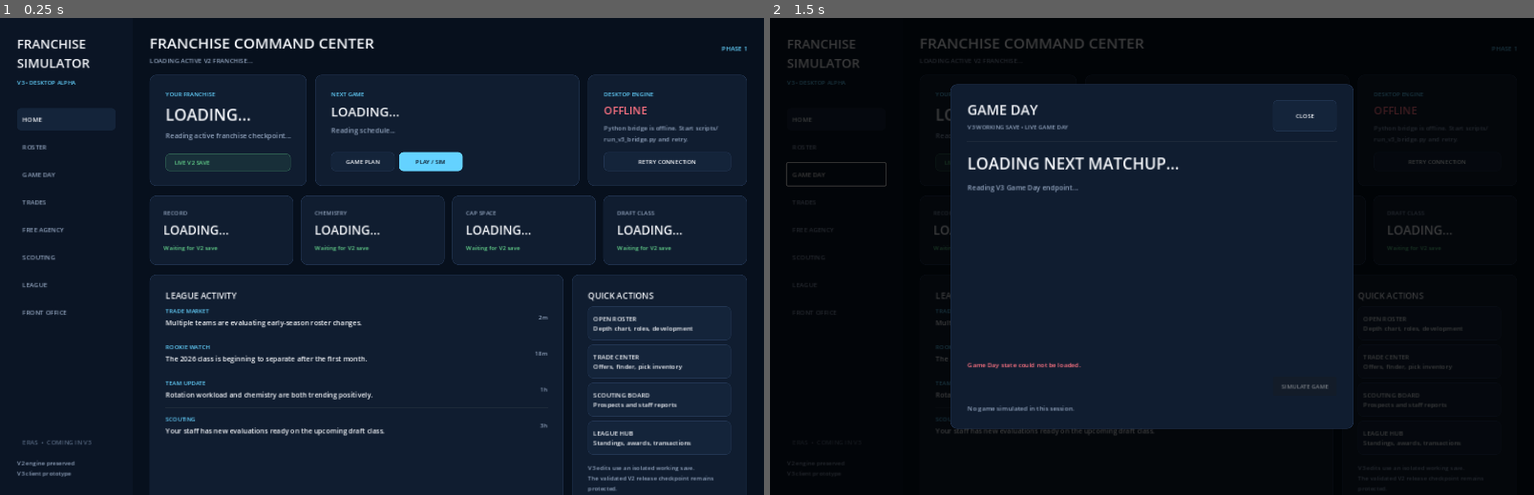
Above: before the commit, frames 1-2 (left to right).
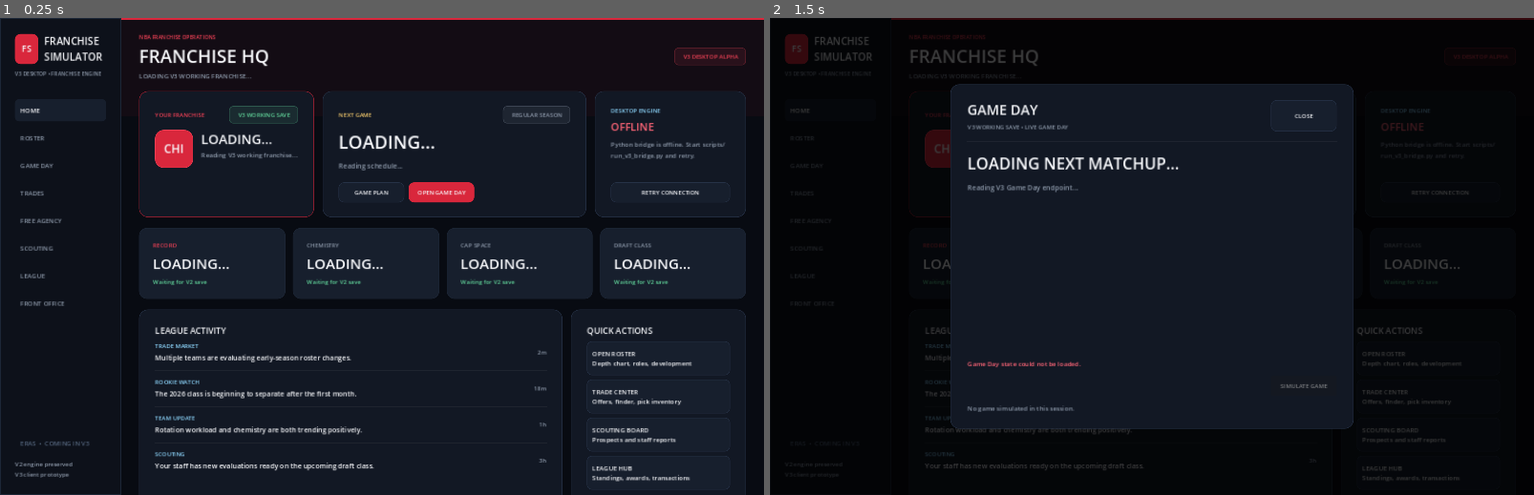
Above: after the commit, the same moments.

Repository: mklim6/NBA_Roster_Optimization_Engine
Game: Godot game, scene res://scenes/main.tscn
Two runs of this game, one before a commit and one after it. Both use one fixed random seed, a clock stepped at 60 frames per second and the inputs below.
Inputs (mouse positions are in pixels of both pictures, inside the frame that each line leads up to):
- Up to frame 1 (0.25 s): no input
- Up to frame 2 (1.5 s): click "GAME DAY" (after the commit: "OPEN GAME DAY") at 0.5 s; click (1197, 161) at 1.25 s, where only the run before the commit has a clickable "PLAY / SIM"

The runs differ from the first frame. In frame 1, 19% of the frame differs, in the area x 1-100%, y 0-100%; in frame 2, 2.7%.

Commit message:
Add V3 visual foundation

Diff:
--- a/godot_client/scripts/main.gd
+++ b/godot_client/scripts/main.gd
@@ -8,17 +8,21 @@
 const GAME_DAY_URL := "http://127.0.0.1:8765/v3/game-day"
 const GAME_DAY_SIMULATE_URL := "http://127.0.0.1:8765/v3/game-day/simulate"
 
-const BG := Color("07101d")
-const SIDEBAR := Color("0b1525")
-const PANEL := Color("101d30")
-const PANEL_ALT := Color("14243a")
-const PANEL_HOVER := Color("1a2d47")
-const TEXT := Color("f5f7fb")
-const MUTED := Color("91a3bd")
-const ACCENT := Color("64d2ff")
-const GOOD := Color("65d68d")
-const BAD := Color("ff7383")
-const BORDER := Color("223552")
+const BG := Color("080b12")
+const SIDEBAR := Color("0d111a")
+const PANEL := Color("121824")
+const PANEL_ALT := Color("171f2d")
+const PANEL_HOVER := Color("202b3d")
+const TEXT := Color("f7f8fb")
+const MUTED := Color("8d99aa")
+const ACCENT := Color("8ed8ff")
+const GOOD := Color("61d69b")
+const BAD := Color("ff6577")
+const BORDER := Color("263247")
+const SOFT_BORDER := Color("1d2737")
+const TEAM_PRIMARY := Color("d9273c")
+const TEAM_PRIMARY_HOVER := Color("ef4055")
+const GOLD := Color("f3c96b")
 
 var bridge_status: Label
 var bridge_detail: Label
@@ -66,6 +70,7 @@
 var header_subtitle: Label
 var team_name_label: Label
 var team_detail_label: Label
+var team_abbr_badge: Label
 var next_game_matchup: Label
 var next_game_detail: Label
 
@@ -92,6 +97,20 @@
 	add_child(background)
 	background.set_anchors_and_offsets_preset(Control.PRESET_FULL_RECT)
 
+	var top_band := ColorRect.new()
+	top_band.color = Color(TEAM_PRIMARY, 0.055)
+	top_band.mouse_filter = Control.MOUSE_FILTER_IGNORE
+	add_child(top_band)
+	top_band.anchor_right = 1.0
+	top_band.offset_bottom = 185.0
+
+	var accent_line := ColorRect.new()
+	accent_line.color = TEAM_PRIMARY
+	accent_line.mouse_filter = Control.MOUSE_FILTER_IGNORE
+	add_child(accent_line)
+	accent_line.anchor_right = 1.0
+	accent_line.offset_bottom = 3.0
+
 
 func _build_interface() -> void:
 	var shell := HBoxContainer.new()
@@ -118,27 +137,44 @@
 
 func _build_sidebar() -> Control:
 	var sidebar_panel := PanelContainer.new()
-	sidebar_panel.custom_minimum_size = Vector2(250, 0)
-	sidebar_panel.add_theme_stylebox_override("panel", _box(SIDEBAR, 0))
+	sidebar_panel.custom_minimum_size = Vector2(228, 0)
+	sidebar_panel.add_theme_stylebox_override("panel", _box(SIDEBAR, 0, SOFT_BORDER))
 
 	var margin := MarginContainer.new()
-	_set_margins(margin, 22, 24, 22, 24)
+	_set_margins(margin, 18, 22, 18, 22)
 	sidebar_panel.add_child(margin)
 
 	var column := VBoxContainer.new()
 	column.add_theme_constant_override("separation", 10)
 	margin.add_child(column)
 
+	var brand_row := HBoxContainer.new()
+	brand_row.add_theme_constant_override("separation", 11)
+	column.add_child(brand_row)
+
+	var mark := PanelContainer.new()
+	mark.custom_minimum_size = Vector2(44, 44)
+	mark.add_theme_stylebox_override("panel", _box(TEAM_PRIMARY, 10, TEAM_PRIMARY))
+	brand_row.add_child(mark)
+
+	var mark_label := Label.new()
+	mark_label.text = "FS"
+	mark_label.horizontal_alignment = HORIZONTAL_ALIGNMENT_CENTER
+	mark_label.vertical_alignment = VERTICAL_ALIGNMENT_CENTER
+	mark_label.add_theme_color_override("font_color", TEXT)
+	mark_label.add_theme_font_size_override("font_size", 16)
+	mark.add_child(mark_label)
+
 	var brand := Label.new()
 	brand.text = "FRANCHISE\nSIMULATOR"
 	brand.add_theme_color_override("font_color", TEXT)
-	brand.add_theme_font_size_override("font_size", 24)
-	column.add_child(brand)
+	brand.add_theme_font_size_override("font_size", 19)
+	brand_row.add_child(brand)
 
 	var version := Label.new()
-	version.text = "V3 • DESKTOP ALPHA"
-	version.add_theme_color_override("font_color", ACCENT)
-	version.add_theme_font_size_override("font_size", 11)
+	version.text = "V3 DESKTOP • FRANCHISE ENGINE"
+	version.add_theme_color_override("font_color", MUTED)
+	version.add_theme_font_size_override("font_size", 10)
 	column.add_child(version)
 
 	var brand_spacer := Control.new()
@@ -175,10 +211,10 @@
 	var outer := MarginContainer.new()
 	outer.size_flags_horizontal = Control.SIZE_EXPAND_FILL
 	outer.size_flags_vertical = Control.SIZE_EXPAND_FILL
-	_set_margins(outer, 32, 26, 32, 28)
+	_set_margins(outer, 34, 28, 34, 30)
 
 	var column := VBoxContainer.new()
-	column.add_theme_constant_override("separation", 18)
+	column.add_theme_constant_override("separation", 20)
 	outer.add_child(column)
 
 	column.add_child(_build_header())
@@ -218,65 +254,102 @@
 	titles.size_flags_horizontal = Control.SIZE_EXPAND_FILL
 	titles.add_theme_constant_override("separation", 3)
 
+	var eyebrow := Label.new()
+	eyebrow.text = "NBA FRANCHISE OPERATIONS"
+	eyebrow.add_theme_color_override("font_color", TEAM_PRIMARY_HOVER)
+	eyebrow.add_theme_font_size_override("font_size", 10)
+	titles.add_child(eyebrow)
+
 	var title := Label.new()
-	title.text = "FRANCHISE COMMAND CENTER"
+	title.text = "FRANCHISE HQ"
 	title.add_theme_color_override("font_color", TEXT)
-	title.add_theme_font_size_override("font_size", 28)
+	title.add_theme_font_size_override("font_size", 34)
 	titles.add_child(title)
 
 	header_subtitle = Label.new()
-	header_subtitle.text = "LOADING ACTIVE V2 FRANCHISE..."
+	header_subtitle.text = "LOADING V3 WORKING FRANCHISE..."
 	header_subtitle.add_theme_color_override("font_color", MUTED)
 	header_subtitle.add_theme_font_size_override("font_size", 12)
 	titles.add_child(header_subtitle)
 	row.add_child(titles)
 
-	var alpha := Label.new()
-	alpha.text = "PHASE 1"
-	alpha.add_theme_color_override("font_color", ACCENT)
-	alpha.add_theme_font_size_override("font_size", 12)
+	var alpha := _pill("V3 DESKTOP ALPHA", TEAM_PRIMARY_HOVER)
 	alpha.vertical_alignment = VERTICAL_ALIGNMENT_CENTER
 	row.add_child(alpha)
 
 	return row
 
 func _build_team_card() -> Control:
-	var card := _card(Vector2(250, 190))
+	var card := _card(Vector2(330, 220))
+	card.add_theme_stylebox_override("panel", _box(PANEL, 16, Color(TEAM_PRIMARY, 0.72)))
 	var body := _card_body(card, 20)
-
-	var kicker := _small_label("YOUR FRANCHISE", ACCENT)
-	body.add_child(kicker)
+	body.add_theme_constant_override("separation", 12)
+
+	var top := HBoxContainer.new()
+	top.add_theme_constant_override("separation", 10)
+	top.add_child(_small_label("YOUR FRANCHISE", TEAM_PRIMARY_HOVER))
+	var top_spacer := Control.new()
+	top_spacer.size_flags_horizontal = Control.SIZE_EXPAND_FILL
+	top.add_child(top_spacer)
+	top.add_child(_pill("V3 WORKING SAVE", GOOD))
+	body.add_child(top)
+
+	var identity := HBoxContainer.new()
+	identity.add_theme_constant_override("separation", 15)
+	body.add_child(identity)
+
+	var badge := PanelContainer.new()
+	badge.custom_minimum_size = Vector2(72, 72)
+	badge.add_theme_stylebox_override("panel", _box(TEAM_PRIMARY, 16, TEAM_PRIMARY_HOVER))
+	identity.add_child(badge)
+
+	team_abbr_badge = Label.new()
+	team_abbr_badge.text = "CHI"
+	team_abbr_badge.horizontal_alignment = HORIZONTAL_ALIGNMENT_CENTER
+	team_abbr_badge.vertical_alignment = VERTICAL_ALIGNMENT_CENTER
+	team_abbr_badge.add_theme_color_override("font_color", TEXT)
+	team_abbr_badge.add_theme_font_size_override("font_size", 22)
+	badge.add_child(team_abbr_badge)
+
+	var identity_text := VBoxContainer.new()
+	identity_text.size_flags_horizontal = Control.SIZE_EXPAND_FILL
+	identity_text.add_theme_constant_override("separation", 3)
+	identity.add_child(identity_text)
 
 	team_name_label = Label.new()
 	team_name_label.text = "LOADING..."
 	team_name_label.add_theme_color_override("font_color", TEXT)
-	team_name_label.add_theme_font_size_override("font_size", 30)
-	body.add_child(team_name_label)
+	team_name_label.add_theme_font_size_override("font_size", 25)
+	team_name_label.autowrap_mode = TextServer.AUTOWRAP_WORD_SMART
+	identity_text.add_child(team_name_label)
 
 	team_detail_label = Label.new()
-	team_detail_label.text = "Reading active franchise checkpoint..."
+	team_detail_label.text = "Reading V3 working franchise..."
 	team_detail_label.add_theme_color_override("font_color", MUTED)
-	team_detail_label.add_theme_font_size_override("font_size", 13)
-	body.add_child(team_detail_label)
-
-	var spacer := Control.new()
-	spacer.size_flags_vertical = Control.SIZE_EXPAND_FILL
-	body.add_child(spacer)
-
-	body.add_child(_pill("LIVE V2 SAVE", GOOD))
+	team_detail_label.add_theme_font_size_override("font_size", 12)
+	identity_text.add_child(team_detail_label)
+
 	return card
 
 func _build_next_game_card() -> Control:
-	var card := _card(Vector2(360, 190))
+	var card := _card(Vector2(410, 220))
 	card.size_flags_horizontal = Control.SIZE_EXPAND_FILL
+	card.add_theme_stylebox_override("panel", _box(PANEL, 16, BORDER))
 	var body := _card_body(card, 20)
-
-	body.add_child(_small_label("NEXT GAME", ACCENT))
+	body.add_theme_constant_override("separation", 10)
+
+	var top := HBoxContainer.new()
+	top.add_child(_small_label("NEXT GAME", GOLD))
+	var top_spacer := Control.new()
+	top_spacer.size_flags_horizontal = Control.SIZE_EXPAND_FILL
+	top.add_child(top_spacer)
+	top.add_child(_pill("REGULAR SEASON", MUTED))
+	body.add_child(top)
 
 	next_game_matchup = Label.new()
 	next_game_matchup.text = "LOADING..."
 	next_game_matchup.add_theme_color_override("font_color", TEXT)
-	next_game_matchup.add_theme_font_size_override("font_size", 24)
+	next_game_matchup.add_theme_font_size_override("font_size", 34)
 	body.add_child(next_game_matchup)
 
 	next_game_detail = Label.new()
@@ -292,12 +365,14 @@
 	var actions := HBoxContainer.new()
 	actions.add_theme_constant_override("separation", 8)
 	actions.add_child(_action_button("GAME PLAN"))
-	actions.add_child(_action_button("PLAY / SIM", true))
+	var open_game_day := _action_button("OPEN GAME DAY", true)
+	open_game_day.pressed.connect(_open_game_day_overlay)
+	actions.add_child(open_game_day)
 	body.add_child(actions)
 	return card
 
 func _build_engine_card() -> Control:
-	var card := _card(Vector2(300, 190))
+	var card := _card(Vector2(285, 220))
 	var body := _card_body(card, 20)
 
 	body.add_child(_small_label("DESKTOP ENGINE", ACCENT))
@@ -326,16 +401,18 @@
 
 
 func _metric_card(label_text: String, value_text: String, detail_text: String) -> Control:
-	var card := _card(Vector2(0, 105))
+	var card := _card(Vector2(0, 118))
 	card.size_flags_horizontal = Control.SIZE_EXPAND_FILL
+	card.add_theme_stylebox_override("panel", _box(PANEL_ALT, 14, SOFT_BORDER))
 	var body := _card_body(card, 16)
-
-	body.add_child(_small_label(label_text, MUTED))
+	body.add_theme_constant_override("separation", 6)
+
+	body.add_child(_small_label(label_text, TEAM_PRIMARY_HOVER if label_text == "RECORD" else MUTED))
 
 	var value := Label.new()
 	value.text = value_text
 	value.add_theme_color_override("font_color", TEXT)
-	value.add_theme_font_size_override("font_size", 23)
+	value.add_theme_font_size_override("font_size", 27)
 	body.add_child(value)
 
 	var detail := Label.new()
@@ -1162,12 +1239,7 @@
 
 	game_day_result_label.text = "\n".join(lines)
 
-	if result_code == "W":
-		game_day_result_label.add_theme_color_override("font_color", GOOD)
-	elif result_code == "L":
-		game_day_result_label.add_theme_color_override("font_color", BAD)
-	else:
-		game_day_result_label.add_theme_color_override("font_color", MUTED)
+	game_day_result_label.add_theme_color_override("font_color", TEXT)
 
 
 func _simulate_game_day_overlay() -> void:
@@ -1446,16 +1518,16 @@
 
 func _action_button(text_value: String, primary: bool = false) -> Button:
 	var button := Button.new()
-	button.custom_minimum_size = Vector2(120, 36)
+	button.custom_minimum_size = Vector2(124, 38)
 	button.text = text_value
 	button.add_theme_font_size_override("font_size", 11)
-	button.add_theme_color_override("font_color", BG if primary else TEXT)
-	button.add_theme_color_override("font_hover_color", BG if primary else TEXT)
-	var normal_color := ACCENT if primary else PANEL_ALT
-	var hover_color := Color("8be0ff") if primary else PANEL_HOVER
-	button.add_theme_stylebox_override("normal", _box(normal_color, 8, normal_color if primary else BORDER))
-	button.add_theme_stylebox_override("hover", _box(hover_color, 8, hover_color if primary else ACCENT))
-	button.add_theme_stylebox_override("pressed", _box(hover_color, 8, hover_color))
+	button.add_theme_color_override("font_color", TEXT)
+	button.add_theme_color_override("font_hover_color", TEXT)
+	var normal_color := TEAM_PRIMARY if primary else PANEL_ALT
+	var hover_color := TEAM_PRIMARY_HOVER if primary else PANEL_HOVER
+	button.add_theme_stylebox_override("normal", _box(normal_color, 10, normal_color if primary else BORDER))
+	button.add_theme_stylebox_override("hover", _box(hover_color, 10, hover_color if primary else ACCENT))
+	button.add_theme_stylebox_override("pressed", _box(hover_color, 10, hover_color))
 	return button
 
 
@@ -1494,7 +1566,7 @@
 func _card(minimum: Vector2) -> PanelContainer:
 	var card := PanelContainer.new()
 	card.custom_minimum_size = minimum
-	card.add_theme_stylebox_override("panel", _box(PANEL, 12, BORDER))
+	card.add_theme_stylebox_override("panel", _box(PANEL, 16, BORDER))
 	return card
 
 
@@ -2252,6 +2324,8 @@
 	]
 
 	team_name_label.text = str(team.get("name", "Unknown Team")).to_upper()
+	if team_abbr_badge != null:
+		team_abbr_badge.text = str(team.get("abbreviation", "TEAM")).to_upper()
 
 	team_detail_label.text = "%s • %s Division
 %s rostered • %s active" % [
